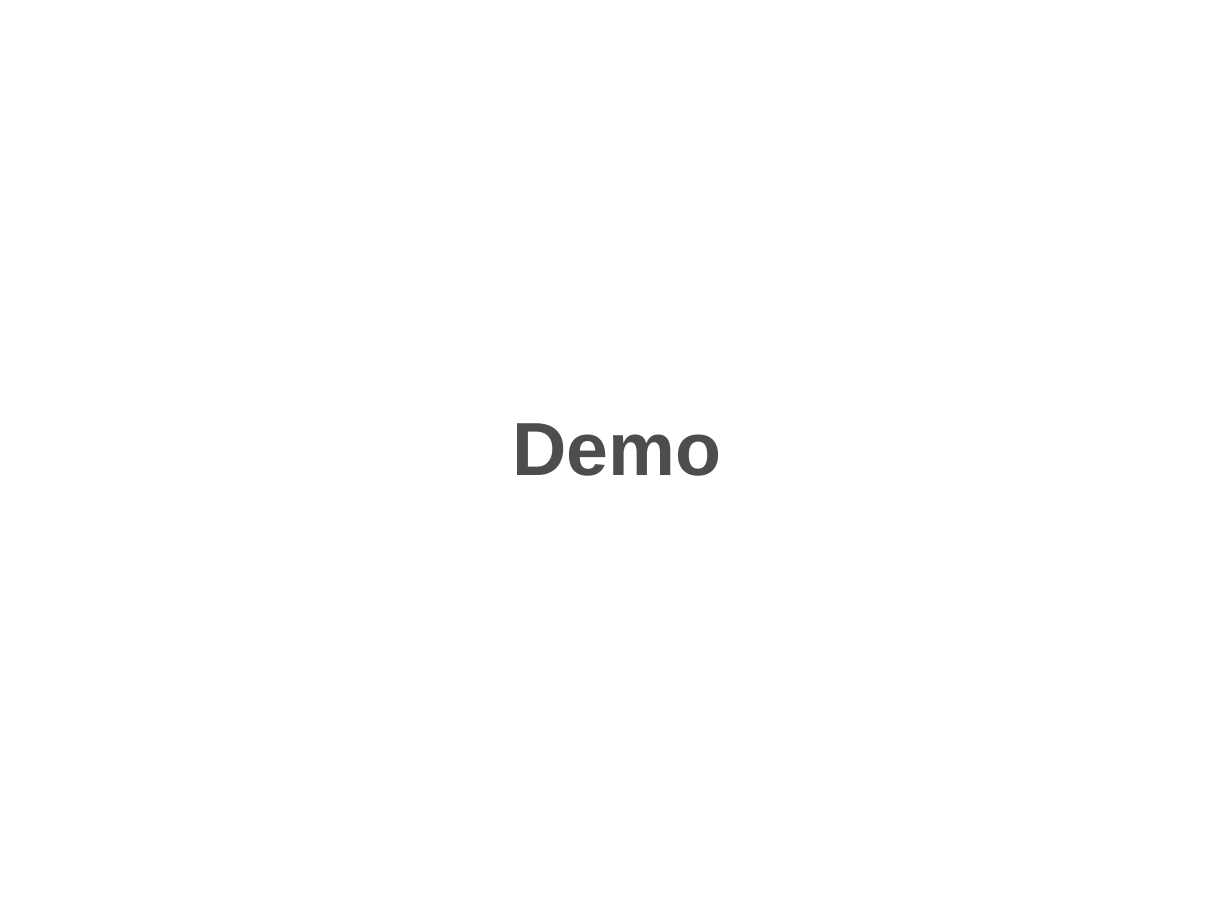
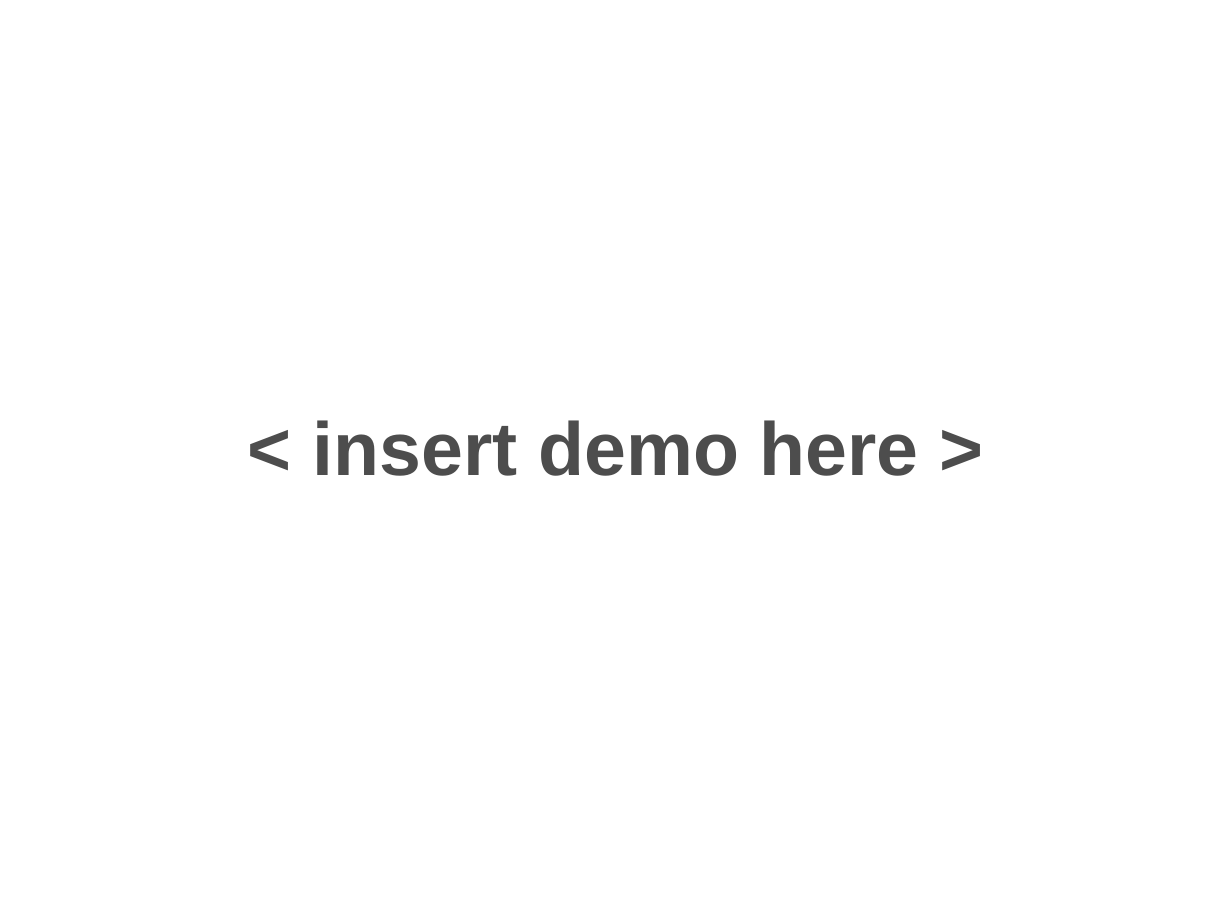
Before and after one commit to hzbarcea/cosmo, a slide deck: slide 29 of src/docs/presentations/apachecon2006.ppt (slide 27 before the commit). Drawn at 1232x924 pixels with LibreOffice and Linux fonts; fonts in the diff are those of the drawing; background and template pictures are left out. Boxes give left, top, right and bottom in pixels: in the first picture for what was removed or moved away, otherwise in the second. Text is boxed around its words. In the diff, an @@ line names an element or a change of style, - is before the commit and + after.

```diff
--- a/src/docs/presentations/apachecon2006.ppt
+++ b/src/docs/presentations/apachecon2006.ppt
@@ title at (313,420,919,476): text changed @@
-Demo
+< insert demo here >
```
Also in this commit, not shown: 23 other slides changed, 10 slides added, 6 slides removed.
